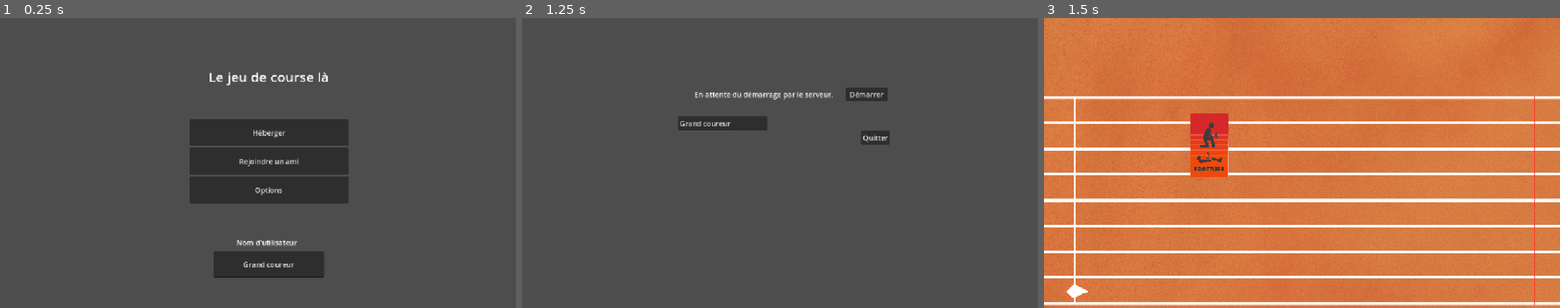
Above: before the commit, frames 1-3 (left to right).
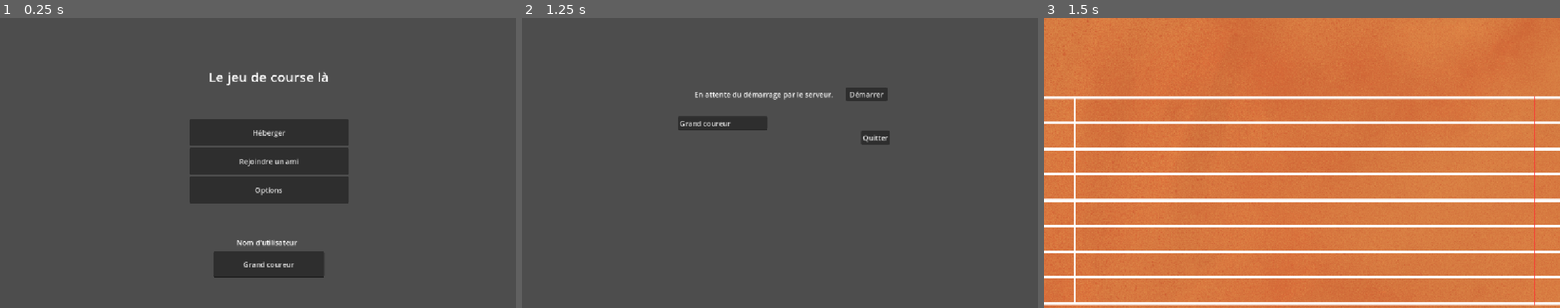
Above: after the commit, the same moments.

Repository: kz2wd/running-board
Game: Godot game, scene res://menu/bootMenu.tscn
Two runs of this game, one before a commit and one after it. Both use one fixed random seed, a clock stepped at 60 frames per second and the inputs below.
Inputs:
- Up to frame 1 (0.25 s): no input
- Up to frame 2 (1.25 s): click "Héberger" at 0.5 s
- Up to frame 3 (1.5 s): click "Démarrer" at 1.25 s

Frames 1-2 are identical in both runs. In frame 3, 1.7% of the frame differs, in the area x 4-36%, y 32-97%.

Commit message:
[FIXED] board initialization

Diff:
--- a/board/board.gd
+++ b/board/board.gd
@@ -2,11 +2,13 @@
 class_name Board
 
 
-signal on_player_join(player: Player)
-signal on_player_leave(player: Player)
-signal on_player_disconnect(player: Player)
-signal on_player_reconnect(player: Player)
+#signal on_player_join(player: Player)
+#signal on_player_leave(player: Player)
+#signal on_player_disconnect(player: Player)
+#signal on_player_reconnect(player: Player)
 signal on_turn_starting(turn: int)
+
+#signal on_game_initialized
 
 var players: Dictionary[int, Player] = {}
 
@@ -21,6 +23,8 @@
 
 func _ready():
 	global_deck = Deck.create_global_deck()
+	GameServer.init_board(self)
+	GameServer.signal_ready.rpc_id(1)
 
 func set_player_data(player_data: Array):
 	for p in player_data:
@@ -38,12 +42,12 @@
 func go_to_next_player():
 	players_to_play.pop_front()
 
-
-@rpc("authority", "call_local", "reliable", 0)
-func add_player(id: int):
-	players[id] = Player.new()
-	on_player_join.emit(players[id])
-	print("Add player to internal board")
+#
+#@rpc("authority", "call_local", "reliable", 0)
+#func add_player(id: int):
+	#players[id] = Player.new()
+	#on_player_join.emit(players[id])
+	#print("Add player to internal board")
 
 func draw_from_global_deck():
 	for player in players_to_play:
@@ -67,13 +71,17 @@
 	player.deck.add_card(chosen_card)
 	go_to_next_player()
 
-func start_game():
-	start_turn()
+@rpc("authority", "call_local", "reliable")
+func start_game(player_data: Array):
+	set_player_data(player_data)
 
-func start_turn():
+@rpc("authority", "call_local", "reliable")
+func start_turn(card_types: Array):
 	turn += 1
 	prepare_card_pick()
-	for player in players_to_play:
-		drawn_cards.append(global_deck.draw_random_card())
+	for type in card_types:
+		drawn_cards.append(Card.from_type(type))
+		print("adding local card " + str(type))
 
+	print("Starting turn")
 	on_turn_starting.emit()
--- a/board/board_visu.gd
+++ b/board/board_visu.gd
@@ -14,12 +14,10 @@
 	if board == null:
 		push_warning("No board connected to board visu")
 	else:
-		board.on_player_join.connect(redraw)
 		board.on_turn_starting.connect(redraw)
 
 func associate_board(b: Board):
 	board = b
-	board.on_player_join.connect(redraw)
 	board.on_turn_starting.connect(redraw)
 
 func get_player_race_progress(player: Player) -> float:
@@ -40,6 +38,7 @@
 		set_player_pos(player)
 
 	show_card_choice()
+	print("Redrawing client board")
 
 
 const CARD = preload("uid://booq1bvduv3ph")
--- a/board/board_visu.tscn
+++ b/board/board_visu.tscn
@@ -31,9 +31,10 @@
 anchors_preset = 15
 anchor_right = 1.0
 anchor_bottom = 1.0
-offset_left = 321.0
-offset_top = 208.0
-offset_right = -374.0
-offset_bottom = -198.0
+offset_left = 195.0
+offset_top = 136.0
+offset_right = -157.0
+offset_bottom = -147.0
 grow_horizontal = 2
 grow_vertical = 2
+alignment = 1
--- a/card/card.tscn
+++ b/card/card.tscn
@@ -4,15 +4,15 @@
 [ext_resource type="Texture2D" uid="uid://cs60n3l5wmjw2" path="res://card/assets/1.png" id="2_trrkg"]
 
 [node name="CardVisu" type="Control"]
-custom_minimum_size = Vector2(100, 19.25)
+custom_minimum_size = Vector2(160, 19.25)
 layout_mode = 3
-anchor_right = 0.085
-anchor_bottom = 0.238
-offset_right = -3.9199982
-offset_bottom = -4.223999
+anchor_right = 0.147
+anchor_bottom = 0.395
+offset_right = -0.34399414
+offset_bottom = 0.039993286
 script = ExtResource("1_fjcud")
 
 [node name="Display" type="Sprite2D" parent="."]
-position = Vector2(48, 76)
-scale = Vector2(0.13076922, 0.1371511)
+position = Vector2(78.75, 127.55148)
+scale = Vector2(0.22538462, 0.23638399)
 texture = ExtResource("2_trrkg")
--- a/deck/deck.gd
+++ b/deck/deck.gd
@@ -40,3 +40,9 @@
 	for key in Card.CARD_TYPE.values():
 		deck.cards.append(Card.from_type(key))
 	return deck
+
+func draw_cards(amount: int) -> Array:
+	var drawn_cards = []
+	for i in range(amount):
+		drawn_cards.append(draw_random_card())
+	return drawn_cards
--- a/game/game.tscn
+++ b/game/game.tscn
@@ -1,7 +1,8 @@
-[gd_scene load_steps=3 format=3 uid="uid://fnyowjyucwet"]
+[gd_scene load_steps=4 format=3 uid="uid://fnyowjyucwet"]
 
 [ext_resource type="Script" uid="uid://cb7httrt07r5y" path="res://game/game.gd" id="1_e2o6t"]
 [ext_resource type="PackedScene" uid="uid://cbx8leu0mgeys" path="res://board/board_visu.tscn" id="2_feb5d"]
+[ext_resource type="Script" uid="uid://dl85rwqfsj1vc" path="res://board/board.gd" id="2_h7iqs"]
 
 [node name="Game" type="Control"]
 layout_mode = 3
@@ -14,7 +15,11 @@
 grow_vertical = 2
 script = ExtResource("1_e2o6t")
 
-[node name="BoardVisu" parent="." instance=ExtResource("2_feb5d")]
+[node name="Board" type="Node" parent="."]
+script = ExtResource("2_h7iqs")
+metadata/_custom_type_script = "uid://dl85rwqfsj1vc"
+
+[node name="BoardVisu" parent="." node_paths=PackedStringArray("board") instance=ExtResource("2_feb5d")]
 custom_minimum_size = Vector2(1.16, 2.38)
 layout_mode = 0
 anchors_preset = 0
@@ -24,5 +29,4 @@
 offset_bottom = 647.0
 grow_horizontal = 1
 grow_vertical = 1
-lane_width = 60.0
-race_length = 500.0
+board = NodePath("../Board")
--- a/globals/utils.gd
+++ b/globals/utils.gd
@@ -26,7 +26,8 @@
 
 func change_scene_and_run(new_scene: PackedScene, after: Callable):
 	get_tree().change_scene_to_packed(new_scene)
-	print("waiting for xscene change signak")
 	await get_tree().scene_changed
-	print("scene change over")
 	after.call(get_tree().current_scene)
+
+func log(msg: String):
+	print("[" + str(multiplayer.get_unique_id()) + "] " + msg)
--- a/lobby/Lobby.gd
+++ b/lobby/Lobby.gd
@@ -38,17 +38,9 @@
 	connected_client.erase(id)
 	players_changed.emit()
 
-
 const GAME = preload("uid://fnyowjyucwet")
 
 @rpc("authority", "call_local", "reliable")
-func start_game(player_data: Array):
-	print("start game at " + str(multiplayer.get_unique_id()) + " called from " + str(multiplayer.get_remote_sender_id()))
-	var board: Board = Board.new()
-
-	var after_change_scene = func(game_scene):
-		game_scene.set_board(board)
-		GameServer.init_board(board)
-		board.set_player_data(player_data)
-		board.start_game()
-	await Utils.change_scene_and_run(GAME, after_change_scene)
+func set_game_scene():
+	Utils.log("set game scene")
+	get_tree().change_scene_to_packed(GAME)
--- a/multiplayer/server.gd
+++ b/multiplayer/server.gd
@@ -117,8 +117,6 @@
 	if not multiplayer.is_server():
 		return
 	GameServer.board = b
-	for client_id in clients.values():
-		board.add_player.rpc(client_id)
 
 func init_lobby_on_server():
 	if not multiplayer.is_server():
@@ -143,8 +141,8 @@
 		clients[uuid].client_name = new_name
 	lobby.change_player_name.rpc(sender_id, new_name)
 
-func request_game_start():
-	# make player list
+
+func build_player_list() -> Array:
 	var lane = 0
 	var serialized: Array[Dictionary] = []
 	for uuid in clients.keys():
@@ -152,4 +150,46 @@
 		var player = Player.create(0, lane, 0, c)
 		lane += 1
 		serialized.append(player.to_dict())
-	lobby.start_game.rpc(serialized)
+	return serialized
+
+
+func request_game_start():
+	lobby.set_game_scene.rpc()
+	prepare_barrier(send_board_info)
+
+func send_board_info():
+	# fetch the board!
+	# If dedicated server, create a local one at same location as the one in the game scene
+	# If client mixed server, let the board set it
+
+	board.start_game.rpc(build_player_list())
+	start_board_turn()
+
+func start_board_turn():
+	print("Drawing central cards")
+	board.prepare_card_pick()
+	var turn_cards = board.global_deck.draw_cards(len(board.players_to_play))
+	var turn_types: Array = turn_cards.map(func(it: Card): return it.type)
+	board.start_turn.rpc(turn_types)
+
+
+var ready_list: Array[int] = []
+#var ready_start: int = 0
+func prepare_barrier(after_barrier: Callable):
+	ready_list = []
+	#ready_start = now
+	barrier_over.connect(after_barrier, CONNECT_ONE_SHOT)
+
+signal barrier_over
+
+@rpc("any_peer", "call_local", "reliable")
+func signal_ready():
+	var sender_id = multiplayer.get_remote_sender_id()
+	print(str(sender_id) + " is ready")
+	if not ready_list.has(sender_id):
+		ready_list.append(sender_id)
+
+	# Check if all players are ready
+	if len(ready_list) == len(clients):
+		print("Barrier over")
+		barrier_over.emit()
